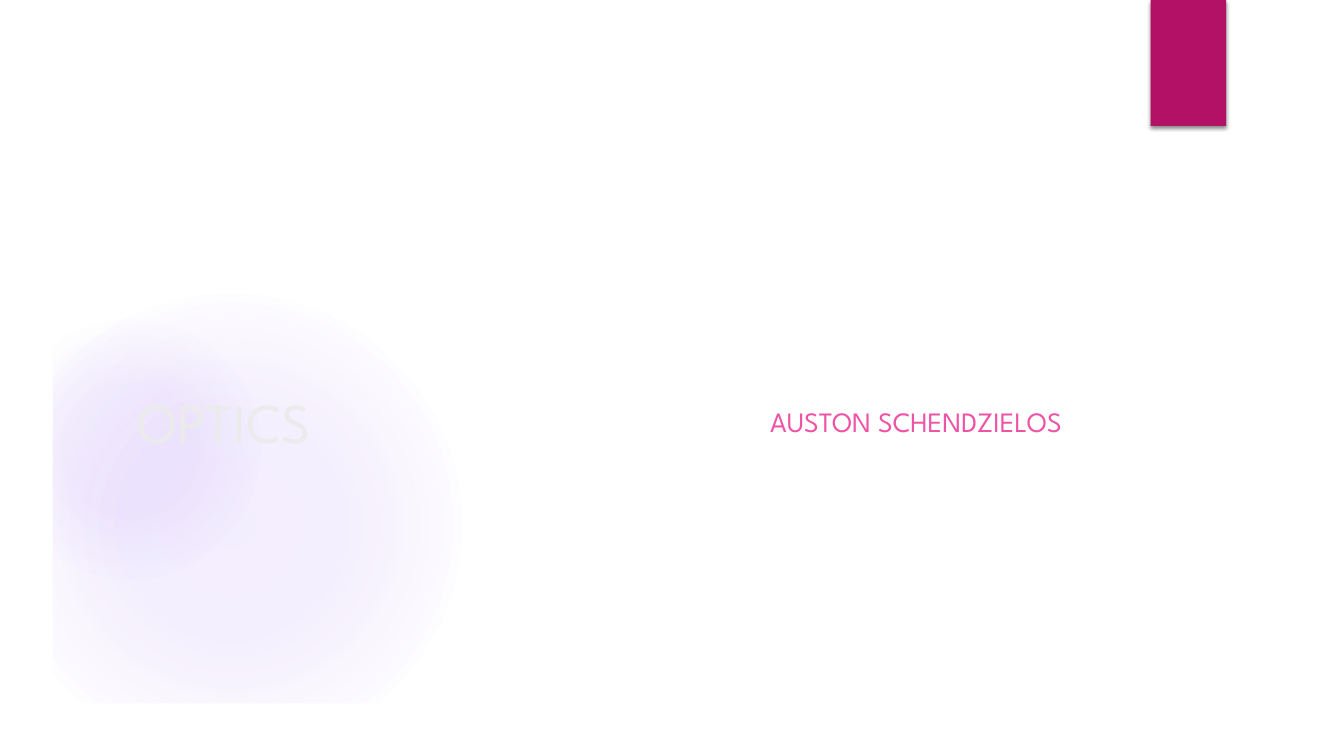
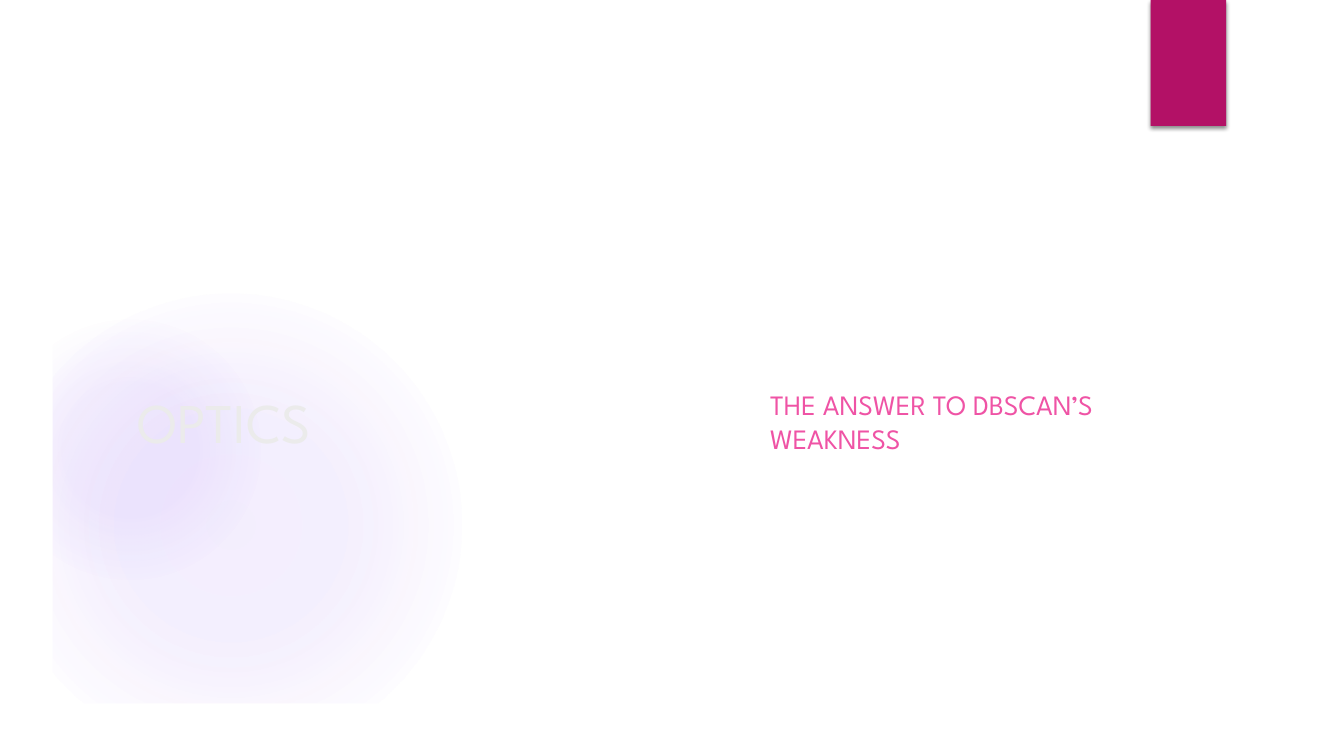
Before and after one commit to Austhyma/DataMining_Project, a slide deck: slide 12 of FinalPresentation.pptx (slide 11 before the commit). Drawn at 1344x756 pixels with LibreOffice and Linux fonts; fonts in the diff are those of the drawing; background and template pictures are left out. Boxes give left, top, right and bottom in pixels: in the first picture for what was removed or moved away, otherwise in the second. Text is boxed around its words. In the diff, an @@ line names an element or a change of style, - is before the commit and + after.

```diff
--- a/FinalPresentation.pptx
+++ b/FinalPresentation.pptx
@@ text at bbox=[770, 396, 1093, 450]: text changed @@
-AUSTON SCHENDZIELOS
+THE ANSWER TO DBSCAN’S WEAKNESS
```
Also in this commit, not shown: 9 other slides changed, 8 slides added, 3 slides removed.
